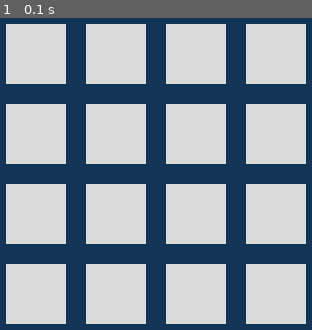
Above: before the commit, frame 1.
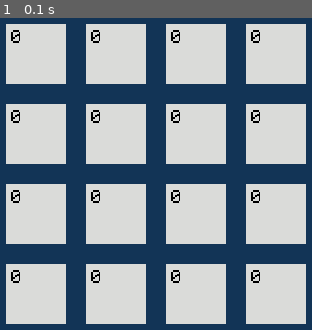
Above: after the commit, the same moment.

Repository: ArcherWayne/pygame-2048
Game: pygame game, started from 2048.py
Same seed, same stepped clock (60 frames per second), same inputs: the game is played once before the commit and once after it.
Inputs:
- Up to frame 1 (0.1 s): no input

The runs differ from the first frame. In frame 1, 1.0% of the frame differs, in the area x 3-84%, y 3-85%.

Commit message:
numbers_display

Diff:
--- a/2048.py
+++ b/2048.py
@@ -1,16 +1,17 @@
 import pygame
 import sys
 import numpy as np
-
+from pygame.sprite import Group
 from debug import debug
 
+pygame.display.set_caption('2048')
 screen_size = (320, 370)
 block_size = (60, 60)
-# font = pygame.font.Font('Bold', 50)
+num_font = pygame.font.Font('Pixeltype.ttf', 30)
 block_locations = [(10, 60), (90, 60), (170, 60), (250, 60), \
-                  (10, 140), (90, 140), (170, 140), (250, 140), \
-                  (10, 220), (90, 220), (170, 220), (250, 220), \
-                  (10, 300), (90, 300), (170, 300), (250, 300)]
+                   (10, 140), (90, 140), (170, 140), (250, 140), \
+                   (10, 220), (90, 220), (170, 220), (250, 220), \
+                   (10, 300), (90, 300), (170, 300), (250, 300)]
 # [1 2 3 4]
 # [5 6 7 8]
 # [9 10 11 12]
@@ -18,10 +19,10 @@
 # 访问列表中的值: 用方括号
 
 array2048_2 = np.array([[0, 0, 0, 0],
-                      [0, 0, 0, 0],
-                      [0, 0, 0, 0],
-                      [0, 0, 0, 0],
-                      ])
+                        [0, 0, 0, 0],
+                        [0, 0, 0, 0],
+                        [0, 0, 0, 0],
+                        ])
 
 array2048_1 = np.array([0, 0, 0, 0, 0, 0, 0, 0, 0, 0, 0, 0, 0, 0, 0, 0])
 
@@ -33,26 +34,44 @@
 # 访问字典里的值: 把相应的键放入到方括号中
 
 class Block(pygame.sprite.Sprite):
-    def __init__(self, groups, sequence):
+    def __init__(self, groups, sequence, font):
         super(Block, self).__init__(groups)
         self.sequence = sequence
         self.number = 0
+        self.font = font
 
     def update(self, array, colors, block_locations):
         self.number = array[self.sequence]
         self.image = pygame.Surface(block_size)
         self.image.fill(colors[self.number])
-        # self.image.fill('#654321')
         self.rect = self.image.get_rect(topleft=block_locations[self.sequence])
 
+
+class Number(pygame.sprite.Sprite):
+    def __init__(self, groups, sequence, font):
+        super(Number, self).__init__(groups)
+        self.location = None
+        self.number = None
+        self.sequence = sequence
+        self.font = font
+
+
+    def update(self, array, block_locations):
+        self.number = array[self.sequence]
+        self.location = block_locations[self.sequence]
+        self.image = self.font.render(str(self.number), False, (0, 0, 0))
+        self.rect = self.image.get_rect(topleft=(self.location[0] + 5, self.location[1] + 5))
+        # screen.blit(self.number_surface, self.rect)
 
 
 # group setup
 block_sprites = pygame.sprite.Group()
+number_sprites = pygame.sprite.Group()
 block_list = []
+number_list = []
 for i in range(16):
-    block_list.append(Block(block_sprites, i))
-
+    block_list.append(Block(block_sprites, i, num_font))
+    number_list.append(Number(number_sprites, i, num_font))
 
 pygame.init()
 screen = pygame.display.set_mode(screen_size)
@@ -71,7 +90,6 @@
             pass
 
 
-
 def main():
     while True:
         for event in pygame.event.get():
@@ -80,12 +98,13 @@
                 sys.exit()
 
         screen.fill('#123456')
+
         block_sprites.update(array2048_1, colors, block_locations)
         block_sprites.draw(screen)
-        # debug('i', 10, 10)
+        number_sprites.update(array2048_1, block_locations)
+        number_sprites.draw(screen)
 
-        pygame.display.update() # 这一句话必须放在最后面
-
+        pygame.display.update()  # 这一句话必须放在最后面
 
 
 if __name__ == "__main__":
Binary file added: Pixeltype.ttf
